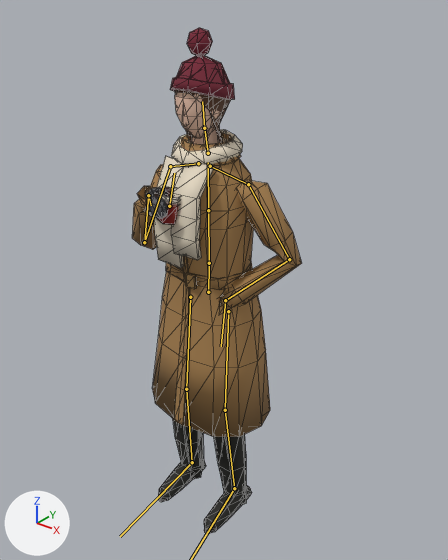
The glTF model site/public/models/people_woman_coat.lite.glb: old version first, new version second.
Rendered twice from a camera (50 mm lens) standing at (1.238, -1.468, 1.893) and looking at (0.038, 0.032, 0.964). The axes (+X, +Y, +Z) are drawn at lower left. The lights are the same throughout. The first picture is the older version. Both versions are drawn at frame 93 of the action 'drink'; the numbers are the values there. The bones that bend it are drawn over the model as lines. Mesh edges are drawn as thin lines.

Names of what the first picture shows: 'body', 'mug'.
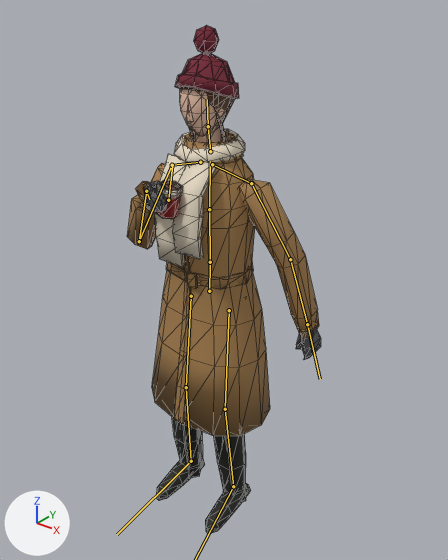
Boxes [x1, y1, x2, y2] around the edits, measured in the pictures (448 x 560 px):
'body', posed (14% wider): before [132, 28, 302, 534]; after [127, 25, 321, 534]
'mug', posed: before [146, 187, 180, 225]; after [145, 180, 183, 219]
bone 'hips', root to tip: before (208, 292) to (209, 265); after (209, 291) to (210, 264)
bone 'chest', root to tip: before (208, 210) to (208, 162); after (209, 209) to (210, 161)
bone 'neck', root to tip: before (208, 153) to (204, 128); after (210, 151) to (208, 126)
bone 'forearm.L', root to tip: before (289, 259) to (225, 300); after (290, 259) to (307, 324)
bone 'hand.L', root to tip: before (225, 300) to (221, 346); after (307, 324) to (320, 379)
bone 'upperarm.R', root to tip: before (170, 166) to (144, 242); after (172, 165) to (139, 241)
bone 'forearm.R', root to tip: before (144, 242) to (148, 195); after (139, 241) to (146, 191)
bone 'hand.R', root to tip: before (148, 195) to (151, 205); after (146, 191) to (149, 199)
bone 'foot.R', root to tip: before (192, 462) to (120, 536); after (191, 461) to (117, 534)

The change in detail:
Bone 'hips' (bone_hips) moves from (-0.003, -0.005, 0.0) to (0.0, 0.0, 0.0).
Bone 'hips' (bone_hips) turns from (0, -1, 1) to (0, 0, 0) degrees about its own x, y and z.
Bone 'chest' (bone_chest) turns from (1, 0, 0) to (0, 0, 0) degrees about its own x, y and z.
Bone 'neck' (bone_neck) turns from (1, 0, 0) to (0, 0, 0) degrees about its own x, y and z.
Bone 'forearm.L' (bone_forearm_l) turns from (70, 12, -16) to (0, 0, 0) degrees about its own x, y and z.
Bone 'hand.L' (bone_hand_l) turns from (-64, -23, 30) to (0, 0, 0) degrees about its own x, y and z.
Bone 'upperarm.R' (bone_upperarm_r) turns from (21, -4, -10) to (27, -2, -9) degrees about its own x, y and z.
Bone 'forearm.R' (bone_forearm_r) turns from (129, -28, 14) to (126, -27, 14) degrees about its own x, y and z.
Bone 'hand.R' (bone_hand_r) turns from (-54, 9, -2) to (-55, 13, -6) degrees about its own x, y and z.
Bone 'foot.L' (bone_foot_l) turns from (1, 1, -3) to (0, 0, 0) degrees about its own x, y and z.
Bone 'foot.R' (bone_foot_r) turns from (2, -1, 3) to (0, 0, 0) degrees about its own x, y and z.
